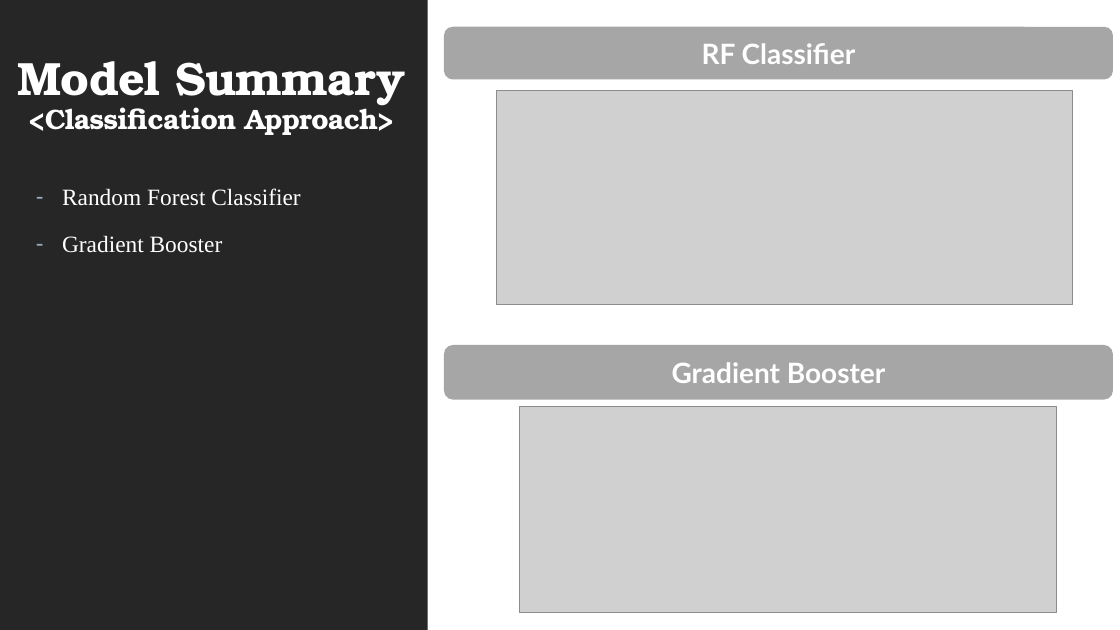
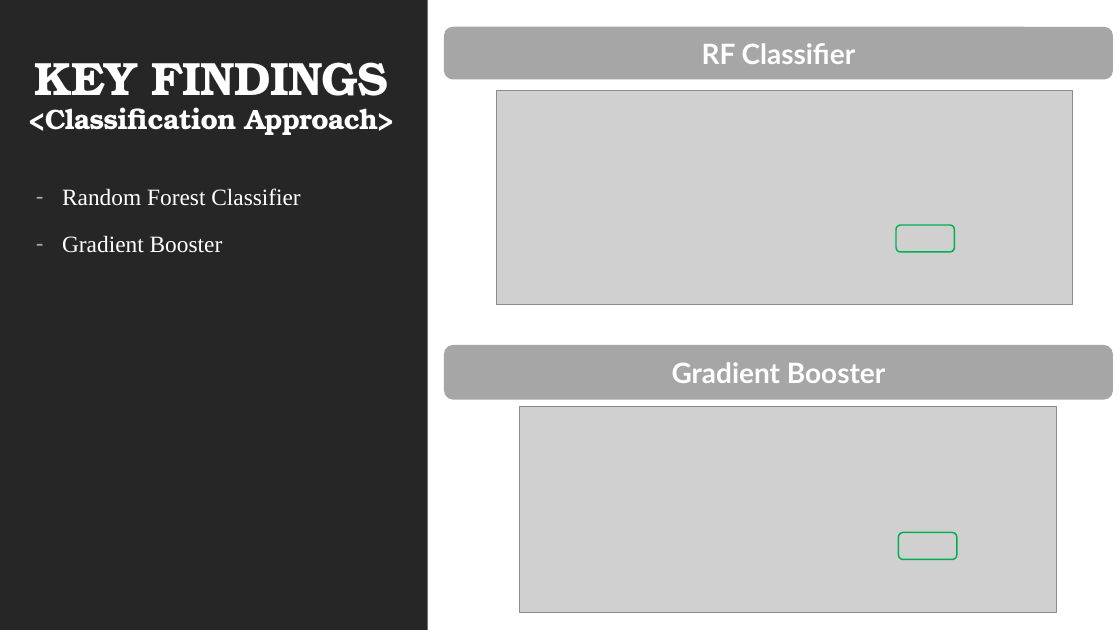
Before and after one commit to you915/Sentiment-Analysis-of-Twitter-Data-for-predicting-Apple-stock-price, a slide deck: slide 7 of Project 2 - Group 4.pptx (slide 5 before the commit). Drawn at 1120x630 pixels with LibreOffice and Linux fonts; fonts in the diff are those of the drawing; grey boxes stand for pictures. Boxes give left, top, right and bottom in pixels: in the first picture for what was removed or moved away, otherwise in the second. Text is boxed around its words. In the diff, an @@ line names an element or a change of style, - is before the commit and + after.

```diff
--- a/Project 2 - Group 4.pptx
+++ b/Project 2 - Group 4.pptx
@@ title at <box>29,62,395,135</box>: text changed @@
-Model Summary
-<Classification Approach>
+KEY FINDINGS
+<Classification Approach>
@@ rounded rectangle added at <box>897,225,955,252</box>, outline #00B050 1.25 pt @@
@@ rounded rectangle added at <box>899,533,958,560</box>, outline #00B050 1.25 pt @@
```
Also in this commit, not shown: 4 other slides changed, 3 slides added, 1 slide removed.
